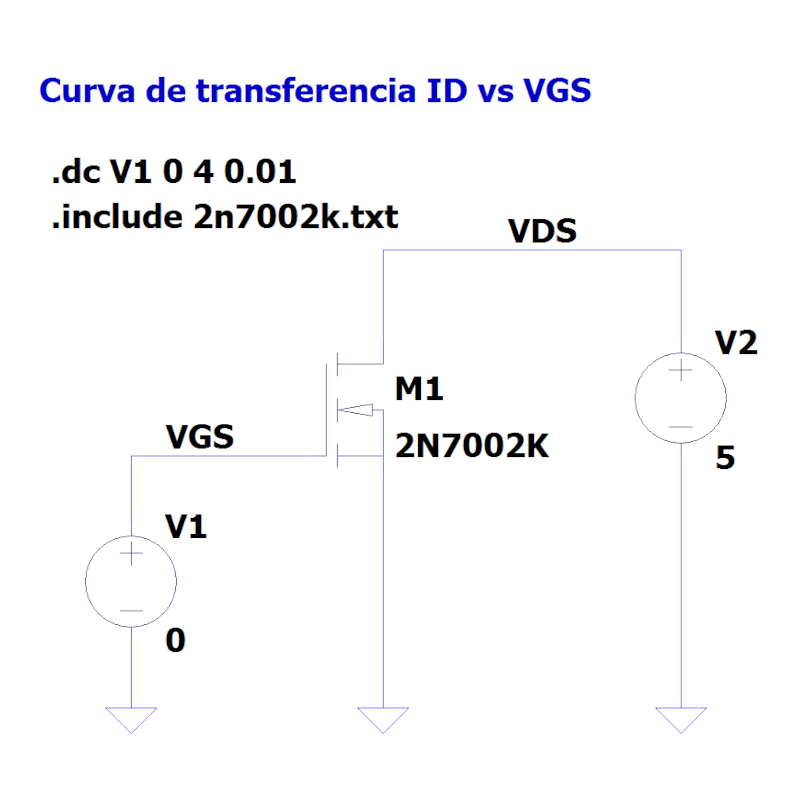
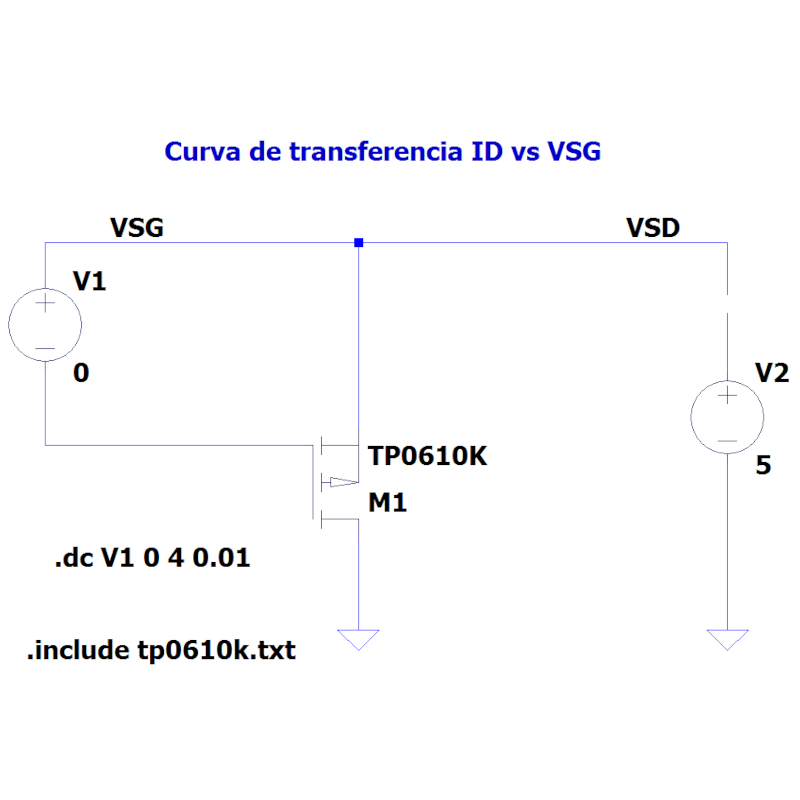
Layer changes from the first 800 × 800 image to the second:
added layer "pmos trans" above "pnp trans" over [8, 76, 790, 734]
renamed "Eingefügte Ebene" to "nmos-trans-circ", hid it over [8, 76, 790, 734]
